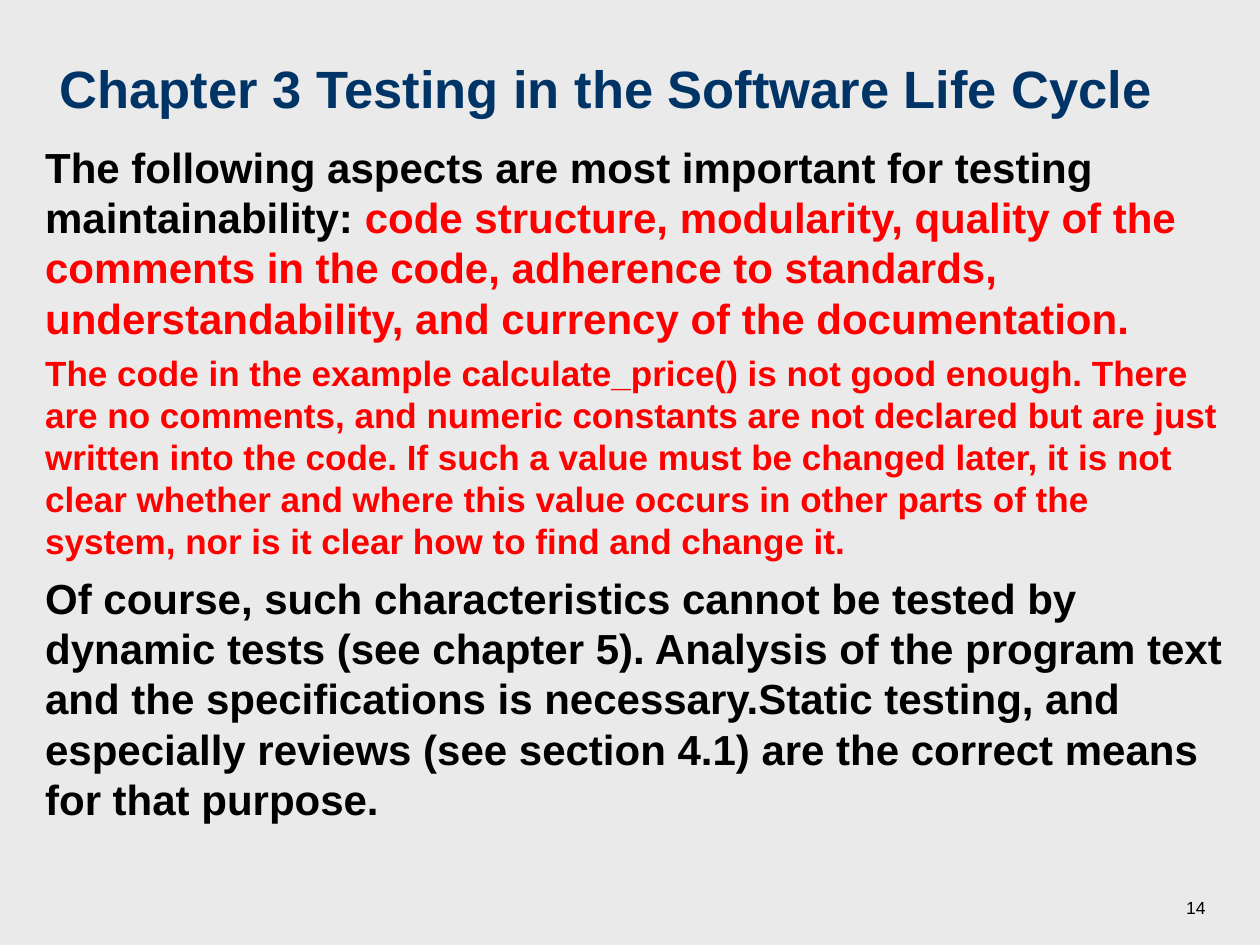
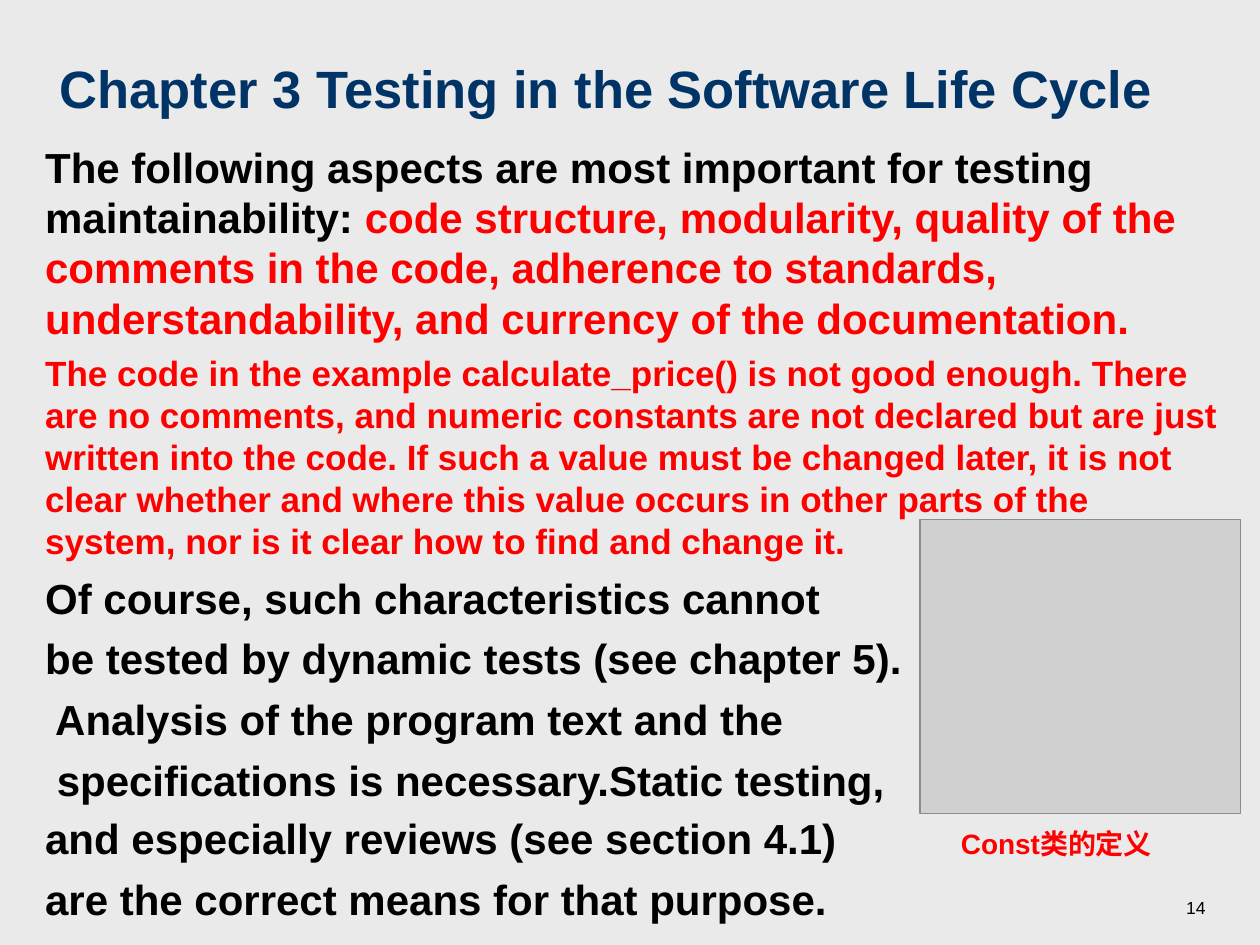
Before and after one commit to wu-hao-ze/All-assignments-and-projects-for-software-engineering-courses-at-Tongji-University, a slide deck: slide 14 of 软件测试/课件/Chapter 3 Testing in the Software Life Cycle.ppt. Drawn at 1260x945 pixels with LibreOffice and Linux fonts; fonts in the diff are those of the drawing; grey boxes stand for pictures. Boxes give left, top, right and bottom in pixels: in the first picture for what was removed or moved away, otherwise in the second. Text is boxed around its words. In the diff, an @@ line names an element or a change of style, - is before the commit and + after.

```diff
--- a/软件测试/课件/Chapter 3 Testing in the Software Life Cycle.ppt
+++ b/软件测试/课件/Chapter 3 Testing in the Software Life Cycle.ppt
@@ picture added at (920, 519, 1240, 813) @@
@@ text at (45, 583, 901, 923): text changed @@
-Of course, such characteristics cannot be tested by dynamic tests (see chapter 5). Analysis of the program text and the specifications is necessary.Static testing, and especially reviews (see section 4.1) are the correct means for that purpose.
+Of course, such characteristics cannot
+be tested by dynamic tests (see chapter 5).
+Analysis of the program text and the
+specifications is necessary.Static testing,
+and especially reviews (see section 4.1) Const类的定义
+are the correct means for that purpose.
```
Also in this commit, not shown: 4 other slides changed, 27 other files.
